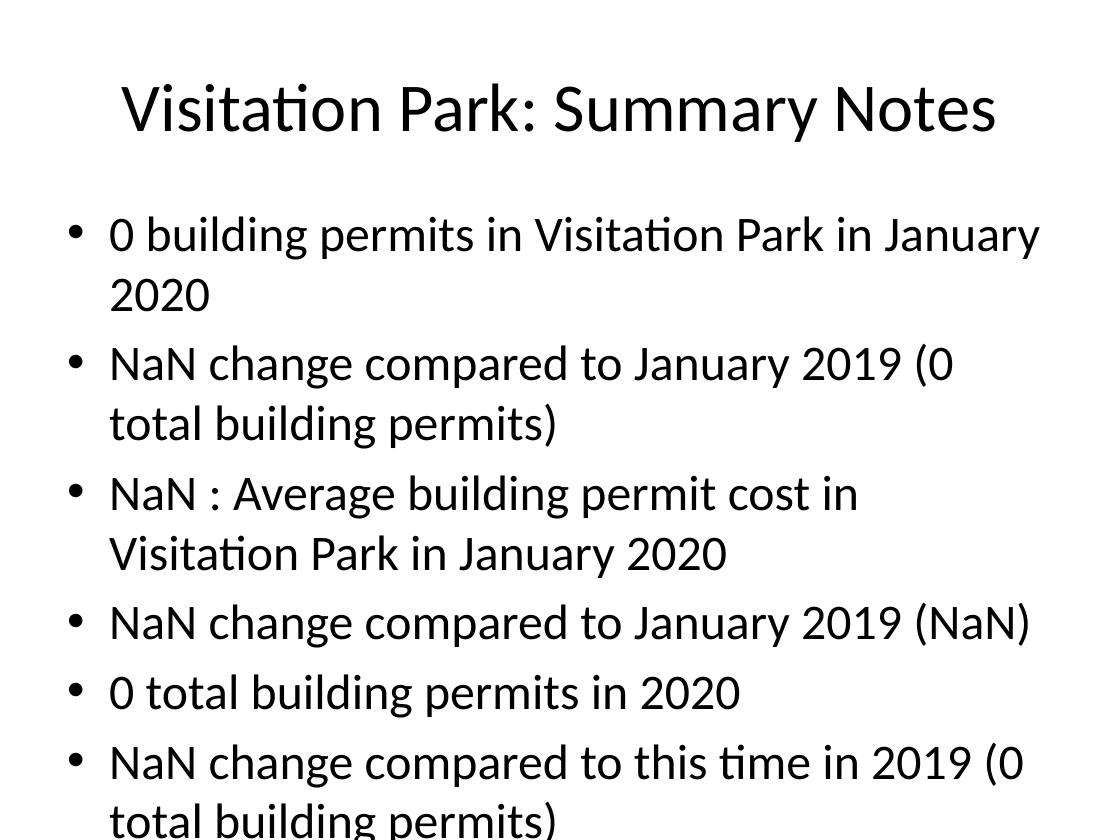
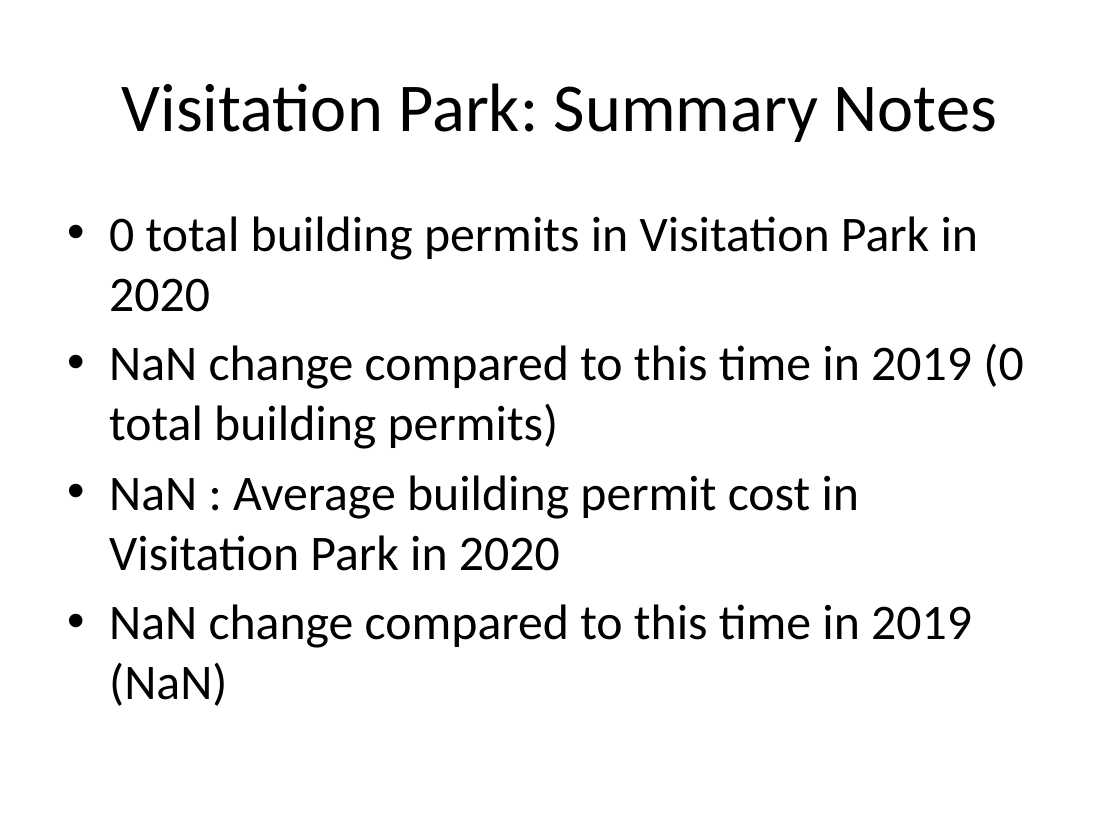
Before and after one commit to wumcrc/stl-building-permits, a slide deck: slide 35 of results/2020/January/finalreport.pptx (slide 29 before the commit). Drawn at 1120x840 pixels with LibreOffice and Linux fonts; fonts in the diff are those of the drawing. Boxes give left, top, right and bottom in pixels: in the first picture for what was removed or moved away, otherwise in the second. Text is boxed around its words. In the diff, an @@ line names an element or a change of style, - is before the commit and + after.

```diff
--- a/results/2020/January/finalreport.pptx
+++ b/results/2020/January/finalreport.pptx
@@ text at [109,216,979,312]: text changed @@
-• 0 building permits in Visitation Park in January 2020
-• NaN change compared to January 2019 (0 total building permits)
-• NaN : Average building permit cost in Visitation Park in January 2020
-• NaN change compared to January 2019 (NaN)
-• 0 total building permits in 2020
+• 0 total building permits in Visitation Park in 2020
```
Also in this commit, not shown: 9 other slides changed, 10 slides added, 11 other files.
